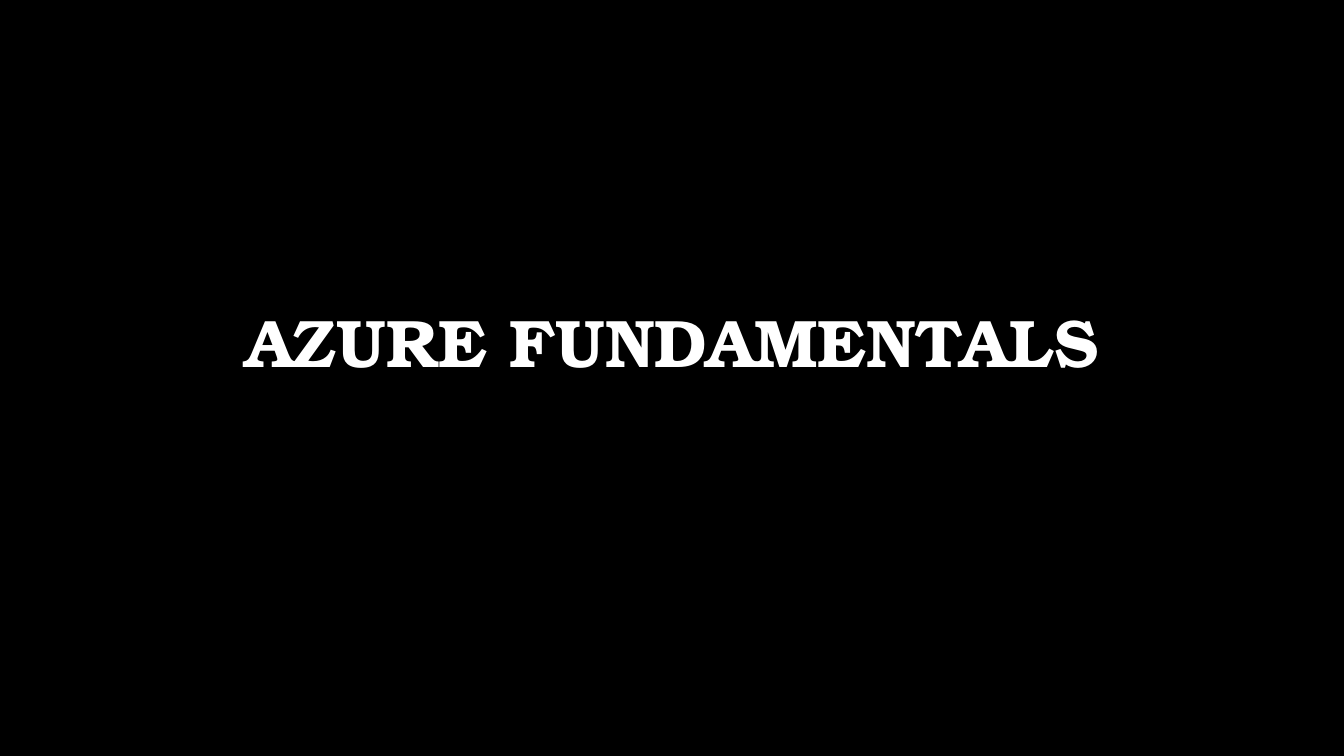
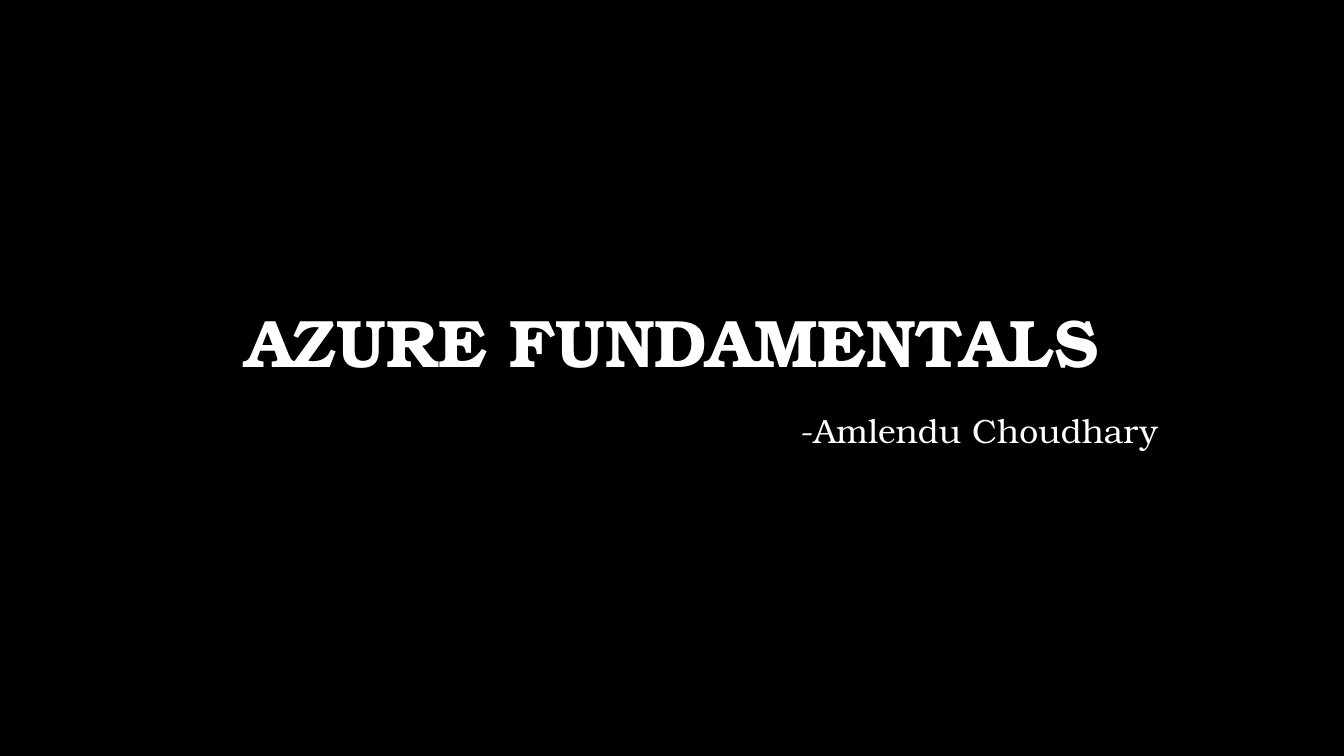
Before and after one commit to amlenduc/azuretraining-basic, a slide deck: slide 1 of Azure Training.pptx. Drawn at 1344x756 pixels with LibreOffice and Linux fonts; fonts in the diff are those of the drawing; background and template pictures are left out. Boxes give left, top, right and bottom in pixels: in the first picture for what was removed or moved away, otherwise in the second. Text is boxed around its words. In the diff, an @@ line names an element or a change of style, - is before the commit and + after.

Commit message:
Ppt

```diff
--- a/Azure Training.pptx
+++ b/Azure Training.pptx
@@ subtitle added at box(800, 419, 1158, 451), 24 pt, text #FFFFFF @@
+-Amlendu Choudhary
```
Also in this commit, not shown: 1 slide added.
